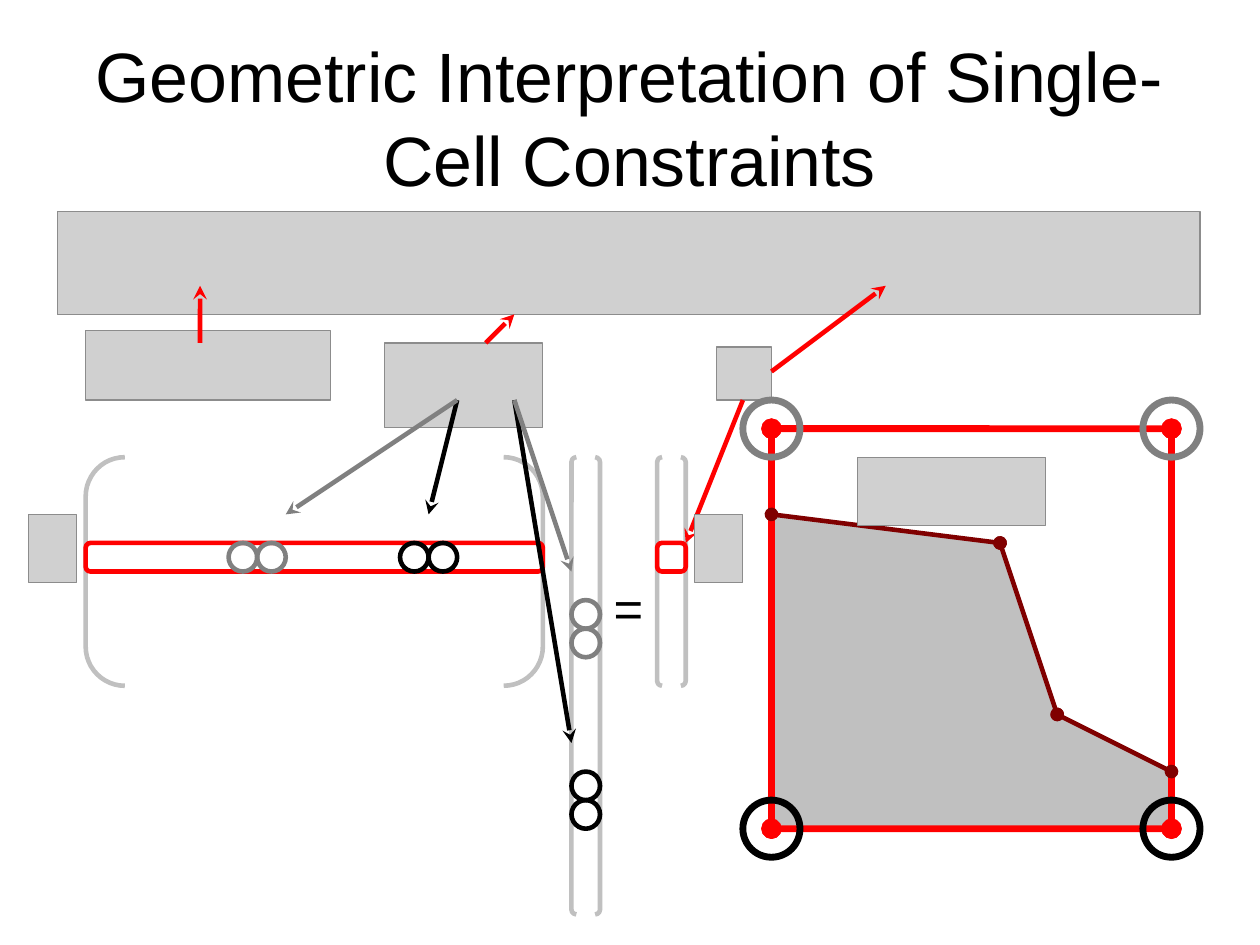
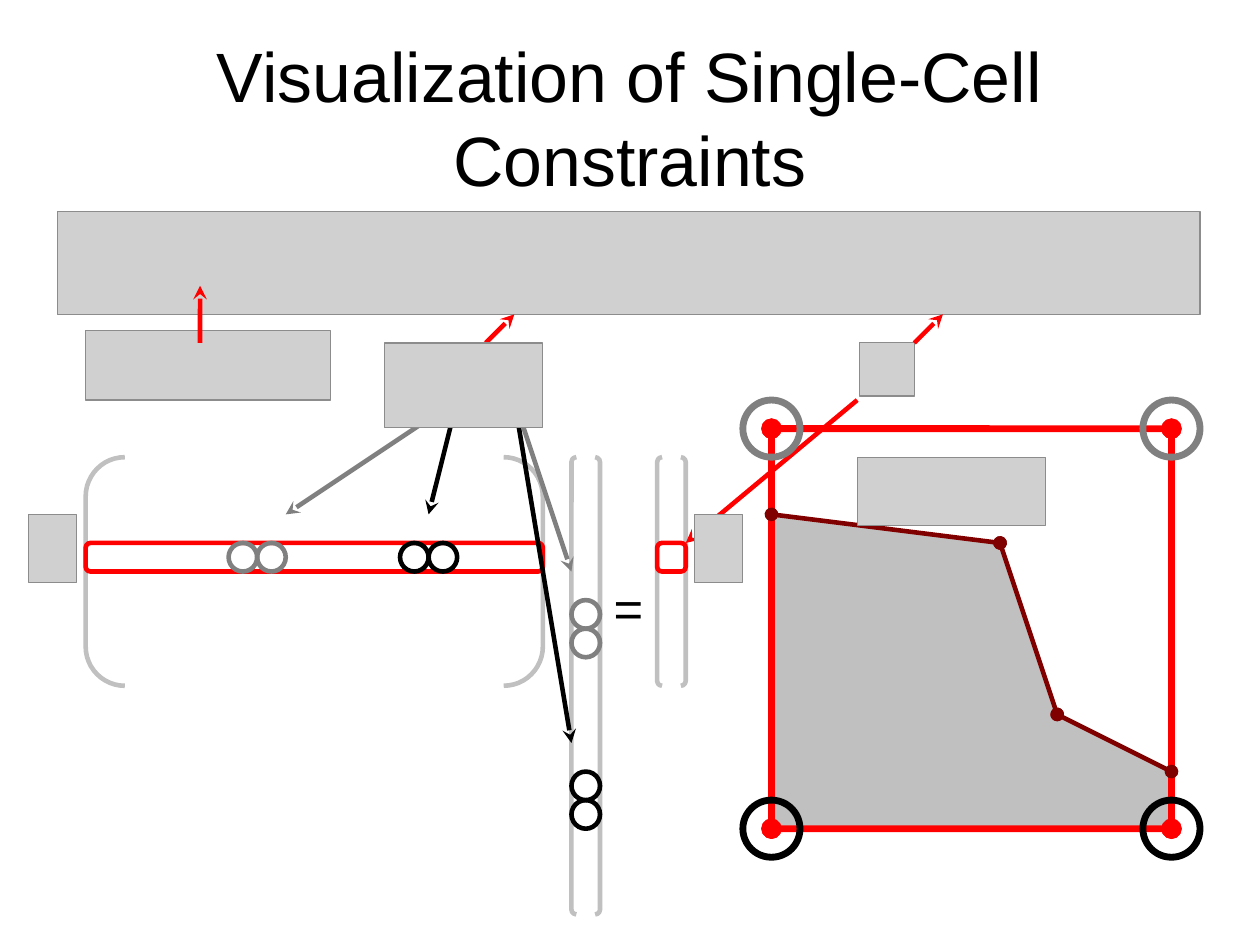
Before and after one commit to jhellrung/documents, a slide deck: slide 19 of presentations/sandia.2011.11.08/slides.odp. Drawn at 1260x945 pixels with LibreOffice and Linux fonts; fonts in the diff are those of the drawing; grey boxes stand for pictures. Boxes give left, top, right and bottom in pixels: in the first picture for what was removed or moved away, otherwise in the second. Text is boxed around its words. In the diff, an @@ line names an element or a change of style, - is before the commit and + after.

```diff
--- a/presentations/sandia.2011.11.08/slides.odp
+++ b/presentations/sandia.2011.11.08/slides.odp
@@ title at <box>217,51,1042,187</box>: text changed @@
-Geometric Interpretation of Single-Cell Constraints
+Visualization of Single-Cell Constraints
@@ arrow moved from (772, 372) - (886, 286) to (915, 343) - (943, 314) @@
@@ picture: place and size @@
-picture at <box>717,348,772,400</box>
+picture at <box>860,343,915,396</box>
@@ arrow moved from (743, 400) - (686, 543) to (858, 400) - (686, 543) @@
```
Also in this commit, not shown: 3 other slides changed, 3 slides added.
